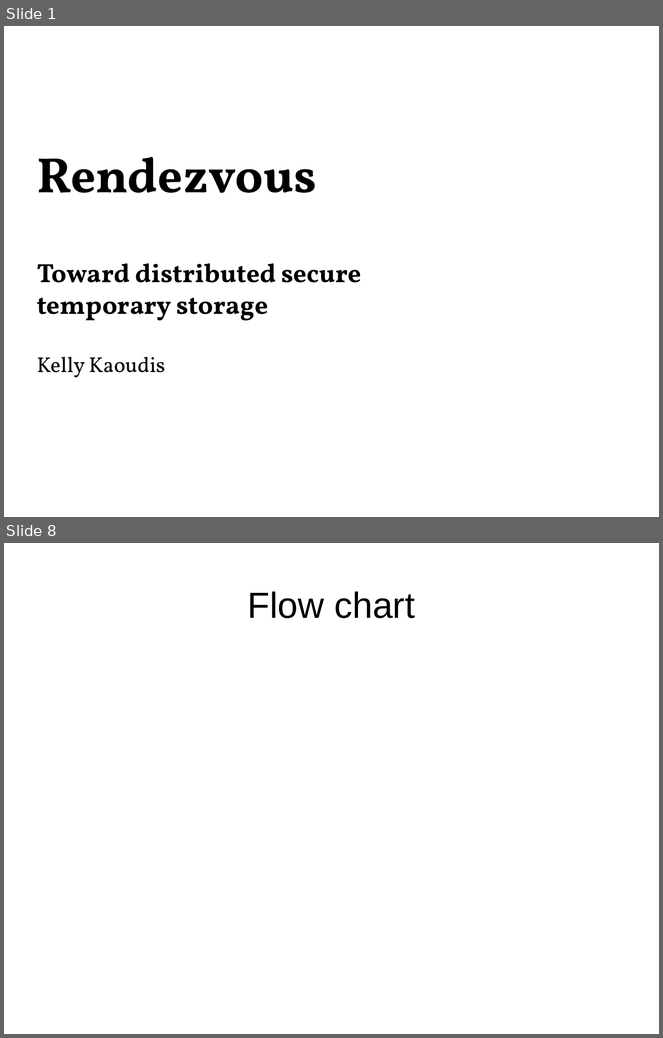
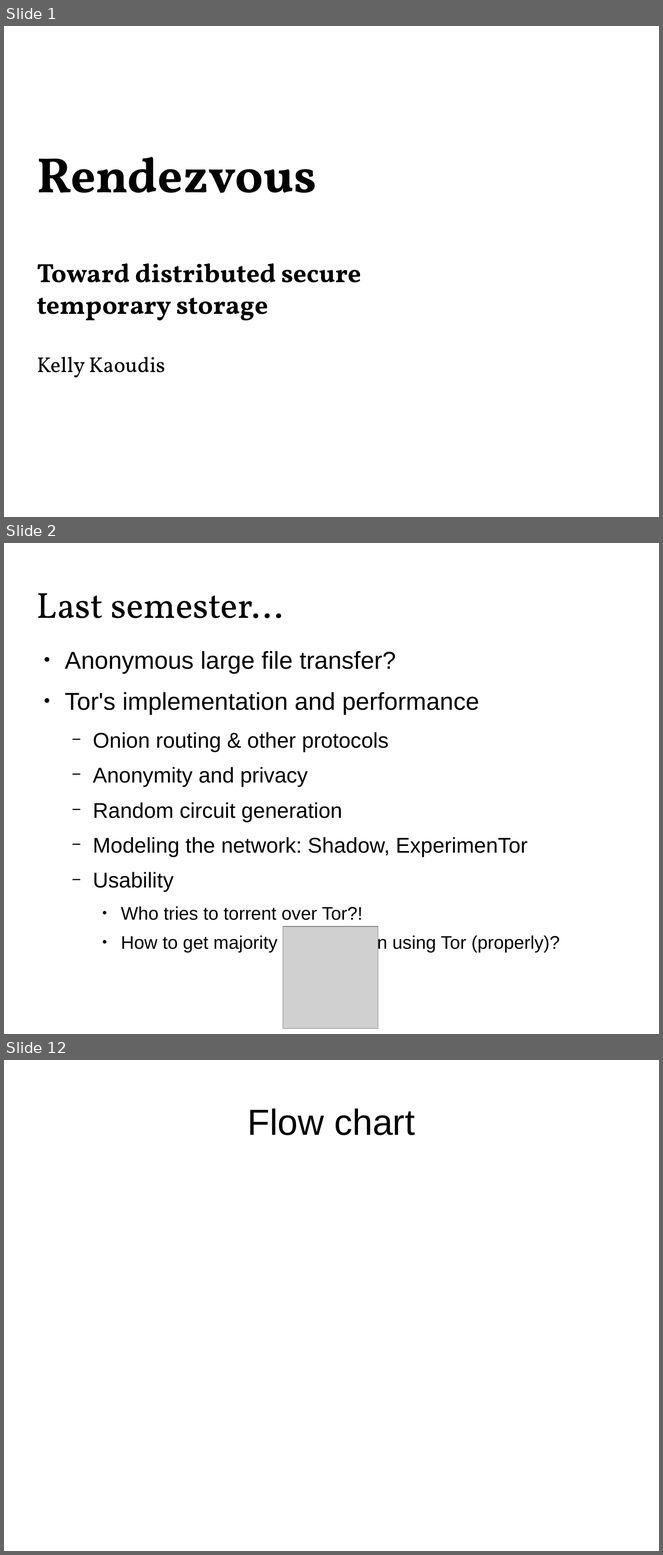
Before and after one commit to Zandrr/phonebook.js, a slide deck: documentation/ecen5013_presentation.odp. Shown one above the other, each under a label of ours: slides 1 and 8 before the commit, slides 1, 2 and 12 after it; the slides between them are not shown. The pictures are 663x1038 and 663x1555 pixels, drawn with LibreOffice and Linux fonts; fonts in the diff are those of the drawing; grey boxes stand for pictures. Boxes give left, top, right and bottom in pixels: in the first picture for what was removed or moved away, otherwise in the second. Text is boxed around its words. In the diff, an @@ line names an element or a change of style, - is before the commit and + after.

```diff
--- a/documentation/ecen5013_presentation.odp
+++ b/documentation/ecen5013_presentation.odp
@@ slide 2 added at <box>4,543,659,1034</box>, background #FFFFFF @@
@@ title added at <box>37,593,283,618</box>, 44 pt, text #000000 @@
+Last semester...
@@ text added at <box>65,651,560,952</box>, 25.9 pt, text #000000 @@
+● Anonymous large file transfer?
+● Tor's implementation and performance
+  − Onion routing & other protocols
+  − Anonymity and privacy
+  − Random circuit generation
+  − Modeling the network: Shadow, ExperimenTor
+  − Usability
+    ● Who tries to torrent over Tor?!
+    ● How to get majority of population using Tor (properly)?
@@ picture added at <box>283,927,378,1029</box> @@
@@ what was slide 8 is now slide 12 @@
```
Also in this commit, not shown: 1 slide changed, 11 other slides added, 10 slides removed, 2 other files.
